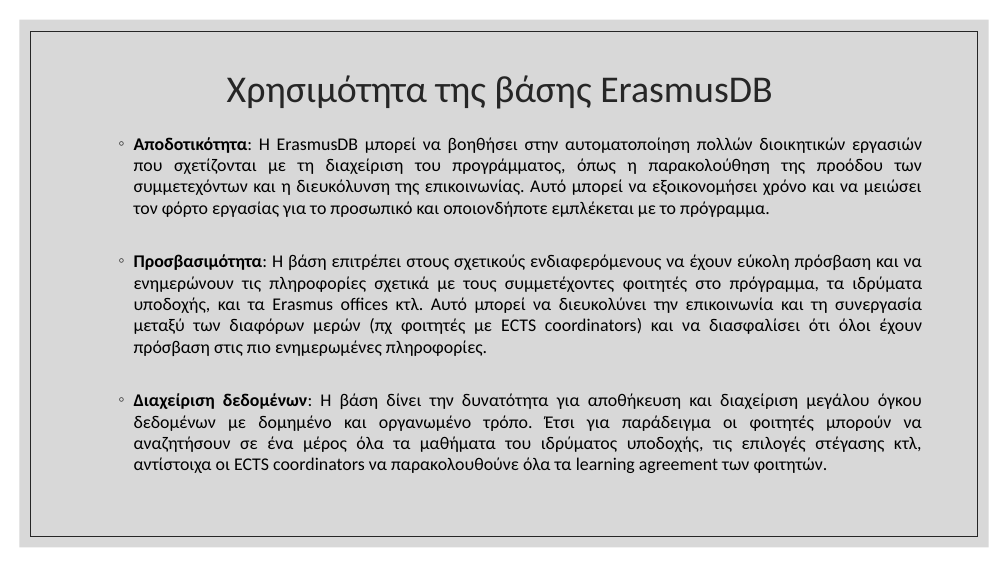
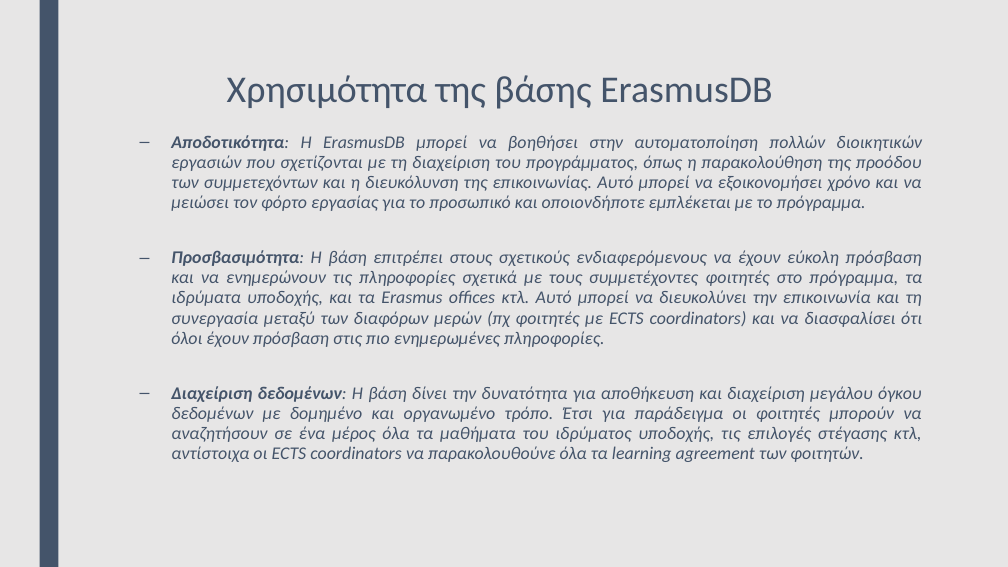
Before and after one commit to tklioupis/DB_project, a slide deck: slide 2 of db_final_prsentation/final_presentation-JBpc.pptx. Drawn at 1008x567 pixels with LibreOffice and Linux fonts; fonts in the diff are those of the drawing. Boxes give left, top, right and bottom in pixels: in the first picture for what was removed or moved away, otherwise in the second. Text is boxed around its words. In the diff, an @@ line names an element or a change of style, - is before the commit and + after.

```diff
--- a/db_final_prsentation/final_presentation-JBpc.pptx
+++ b/db_final_prsentation/final_presentation-JBpc.pptx
@@ background #FFFFFF to #E7E6E6 @@
@@ rectangle removed at (20, 20, 989, 547) @@
@@ rectangle added at (39, 0, 58, 567), fill #44546A @@
@@ rectangle removed at (31, 31, 978, 536) @@
@@ title "Χρησιμότητα της βάσης ErasmusDB" at (227, 75, 772, 109): text colour #262626 to #44546A; line spacing 0.9 to 0.89 @@
@@ text "Αποδοτικότητα: Η ErasmusDB μπορεί να ..." at (171, 135, 922, 462): text colour #000000 to #44546A, italic on; bullet ◦ to –; line spacing 1 to 0.94; more space between paragraphs @@
```
Also in this commit, not shown: 1 other slide changed, 3 slides added, 2 slides removed, 3 other files.
